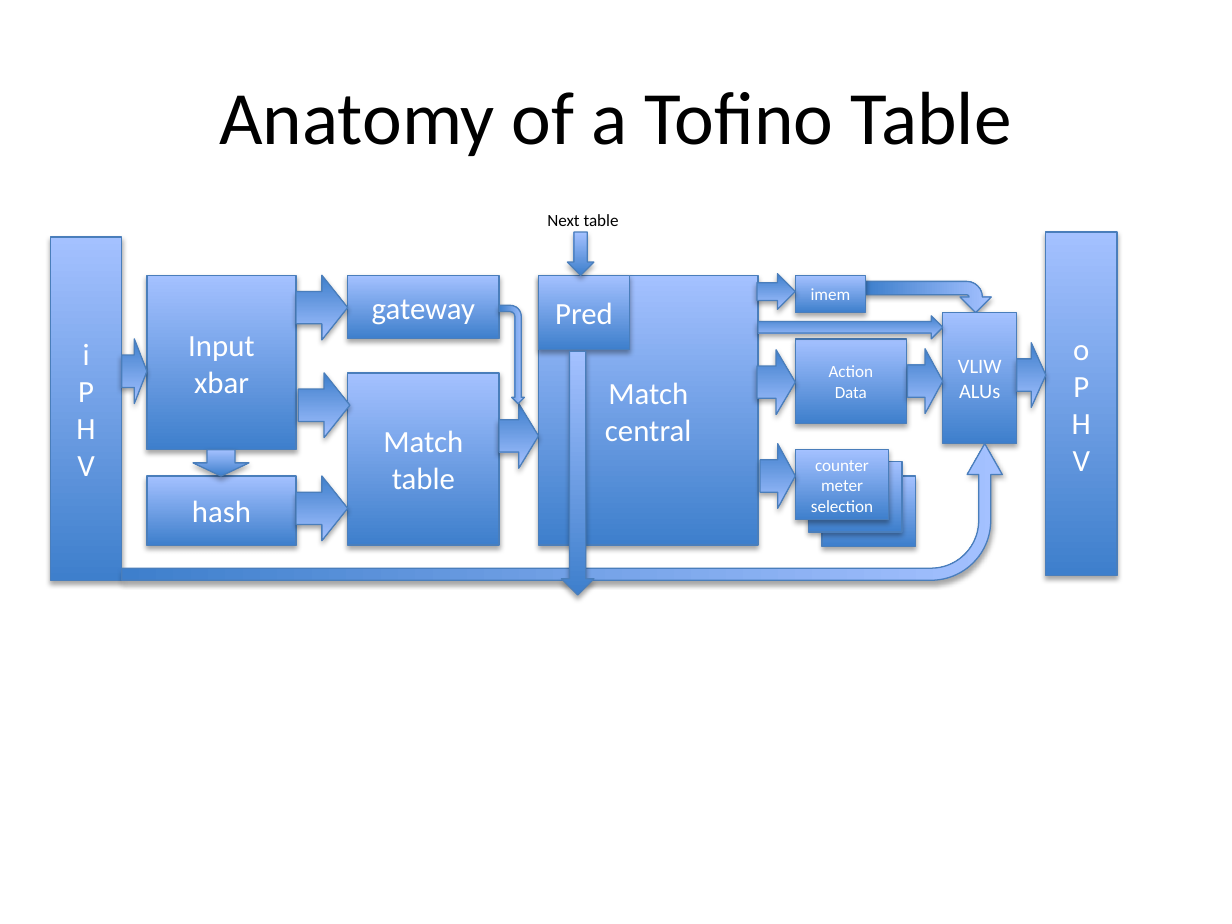
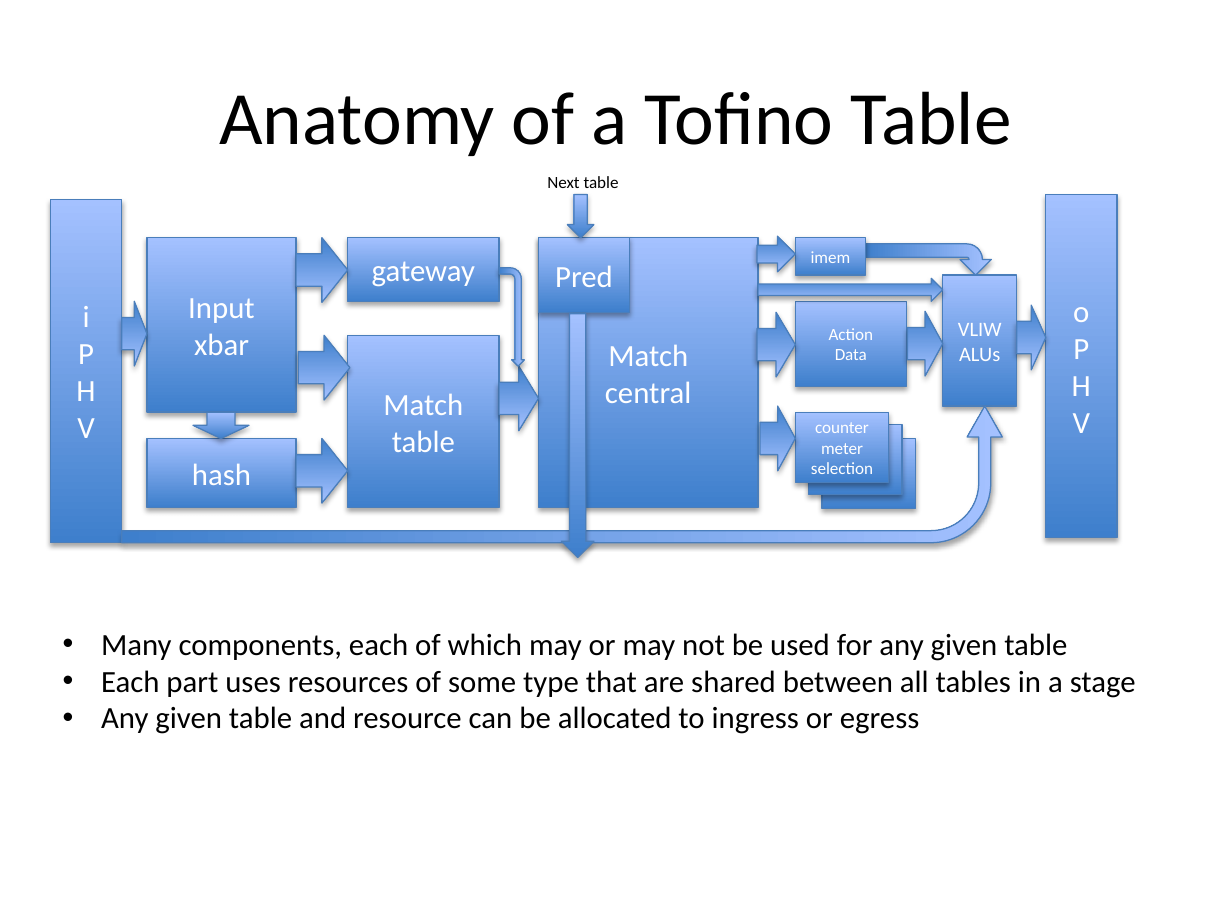
Before and after one commit to p4lang/bf-p4c, a slide deck: slide 5 of docs/TofinoBackend.pptx (slide 2 before the commit). Drawn at 1232x924 pixels with LibreOffice and Linux fonts; fonts in the diff are those of the drawing. Boxes give left, top, right and bottom in pixels: in the first picture for what was removed or moved away, otherwise in the second. Text is boxed around its words. In the diff, an @@ line names an element or a change of style, - is before the commit and + after.

Commit message:
additions to TofinoBackend.pptx

```diff
--- a/docs/TofinoBackend.pptx
+++ b/docs/TofinoBackend.pptx
@@ 11 rectangles, 9 right arrows, 3 bent arrows, 3 down arrows: place and size @@
-11 rectangles, 9 right arrows, 3 bent arrows, 3 down arrows at (51,232,1117,595)
+11 rectangles, 9 right arrows, 3 bent arrows, 3 down arrows at (51,195,1117,558)
@@ 3 rectangles, 2 right arrows, 1 text: place and size @@
-3 rectangles, 2 right arrows, 1 text at (298,214,1016,546)
+3 rectangles, 2 right arrows, 1 text at (298,176,1016,508)
@@ text added at (101,633,1136,734), 18 pt, text #000000 @@
+• Many components, each of which may or may not be used for any given table
+• Each part uses resources of some type that are shared between all tables in a stage
+• Any given table and resource can be allocated to ingress or egress
```
Also in this commit, not shown: 5 slides added.
